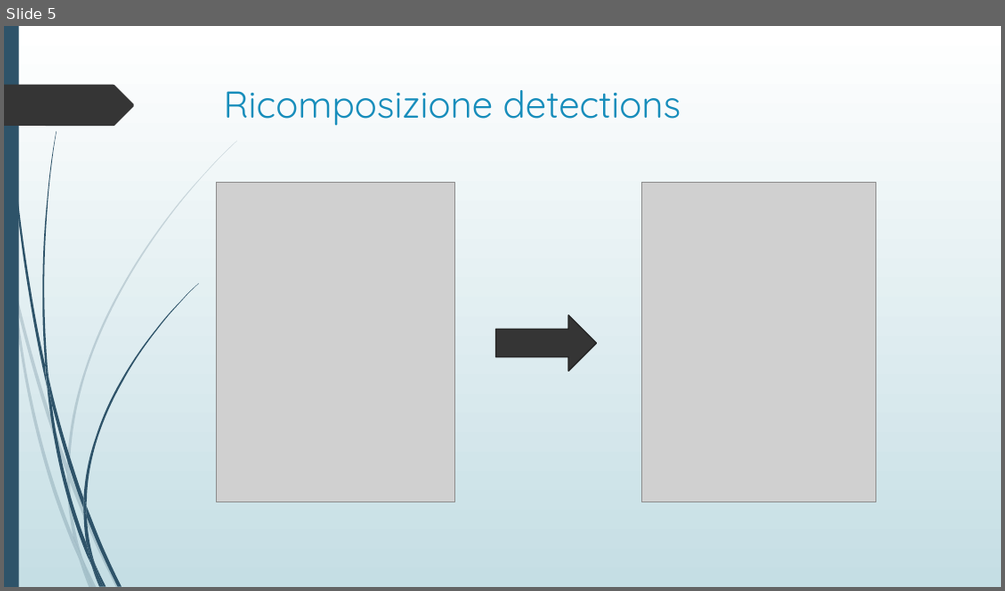
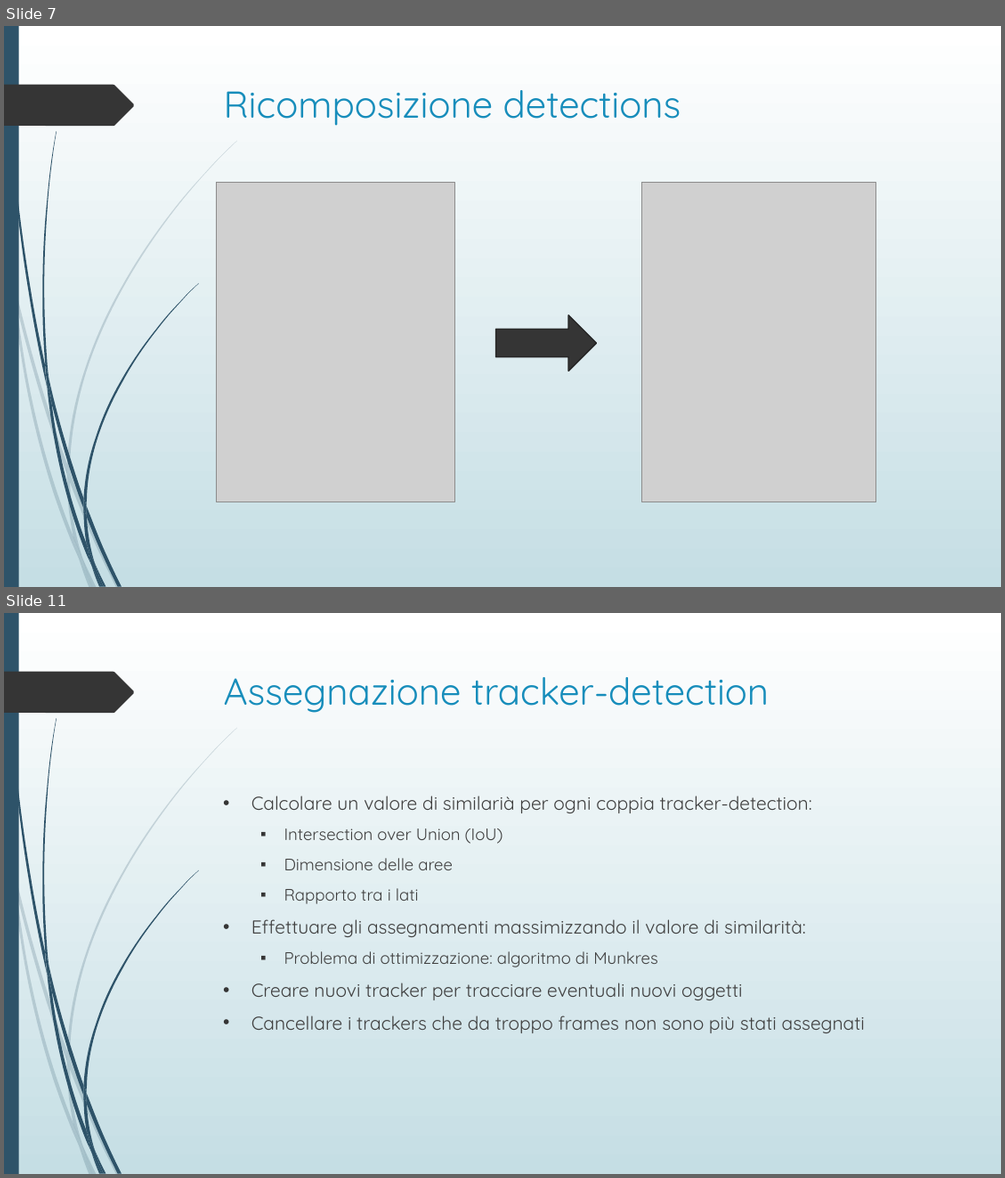
Before and after one commit to davide97l/Tesi-Laurea-Triennale, a slide deck: presentazione_tesi.pptx. Shown one above the other, each under a label of ours: slide 5 before the commit, slides 7 and 11 after it; the slides between them are not shown. The pictures are 1005x591 and 1005x1178 pixels, drawn with LibreOffice and Linux fonts; fonts in the diff are those of the drawing; grey boxes stand for pictures. Boxes give left, top, right and bottom in pixels: in the first picture for what was removed or moved away, otherwise in the second. Text is boxed around its words. In the diff, an @@ line names an element or a change of style, - is before the commit and + after.

```diff
--- a/presentazione_tesi.pptx
+++ b/presentazione_tesi.pptx
@@ slide 11 added at (x1=4, y1=613, x2=1001, y2=1174), background gradient #FFFFFF to #C5DEE5; not listed: 24 template elements that a slide beside it also shows @@
@@ title added at (x1=224, y1=677, x2=769, y2=713), 36 pt, text #178DBB @@
+Assegnazione tracker-detection
@@ text added at (x1=251, y1=795, x2=865, y2=1033), 18 pt, text #404040 @@
+• Calcolare un valore di similarià per ogni coppia tracker-detection:
+  ▪ Intersection over Union (IoU)
+  ▪ Dimensione delle aree
+  ▪ Rapporto tra i lati
+• Effettuare gli assegnamenti massimizzando il valore di similarità:
+  ▪ Problema di ottimizzazione: algoritmo di Munkres
+• Creare nuovi tracker per tracciare eventuali nuovi oggetti
+• Cancellare i trackers che da troppo frames non sono più stati assegnati
@@ what was slide 5 is now slide 7 @@
```
Also in this commit, not shown: 4 slides changed, 5 other slides added, 5 slides removed, 12 other files.
